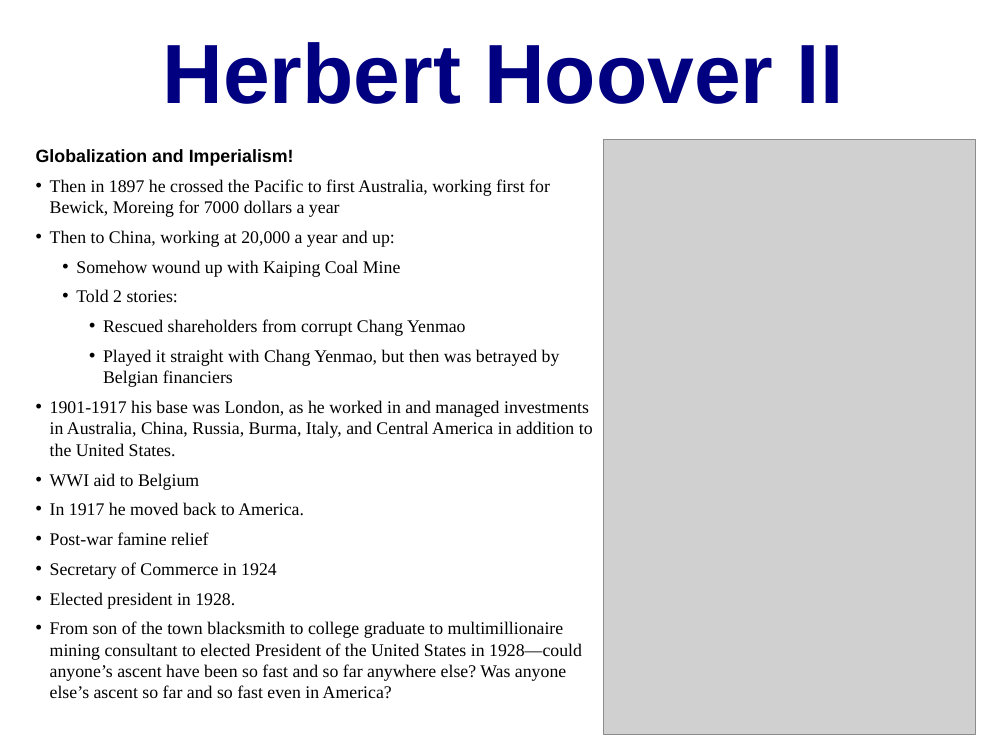
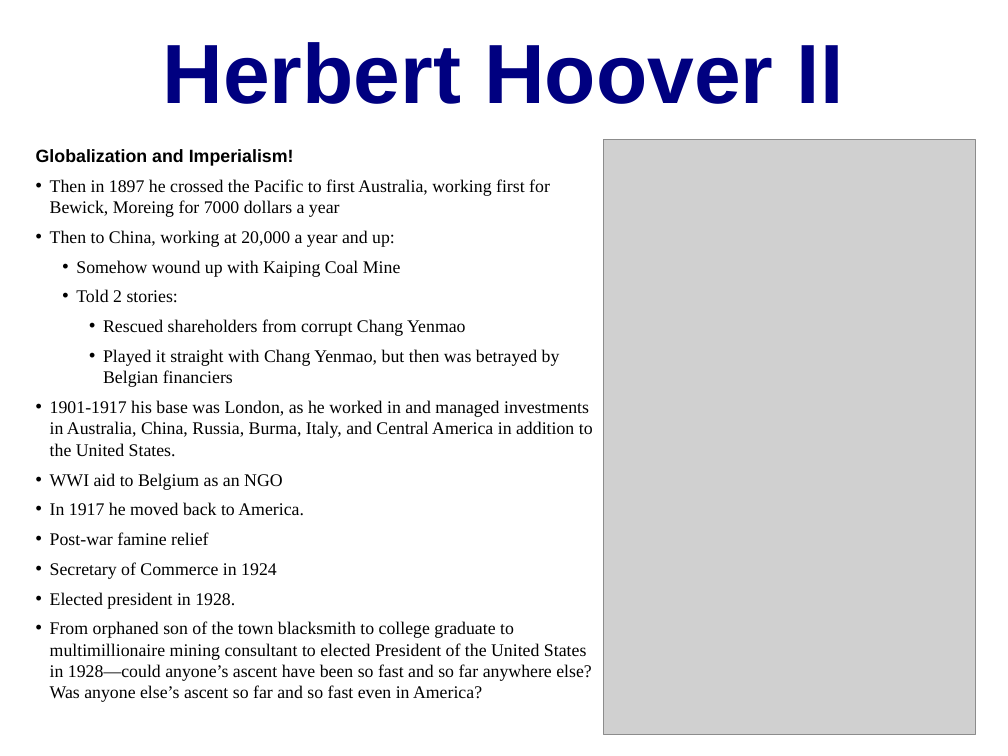
Before and after one commit to DavidLJ/public-files, a slide deck: slide 41 of econ-115-lecture-2.pptx (slide 40 before the commit). Drawn at 1008x756 pixels with LibreOffice and Linux fonts; fonts in the diff are those of the drawing; grey boxes stand for pictures. Boxes give left, top, right and bottom in pixels: in the first picture for what was removed or moved away, otherwise in the second. Text is boxed around its words. In the diff, an @@ line names an element or a change of style, - is before the commit and + after.

```diff
--- a/econ-115-lecture-2.pptx
+++ b/econ-115-lecture-2.pptx
@@ text at (50, 473, 283, 490): text changed @@
-• WWI aid to Belgium
+• WWI aid to Belgium as an NGO
@@ text at (50, 621, 592, 702): text changed @@
-• From son of the town blacksmith to college graduate to multimillionaire mining consultant to elected President of the United States in 1928—could anyone’s ascent have been so fast and so far anywhere else? Was anyone else’s ascent so far and so fast even in America?
+• From orphaned son of the town blacksmith to college graduate to multimillionaire mining consultant to elected President of the United States in 1928—could anyone’s ascent have been so fast and so far anywhere else? Was anyone else’s ascent so far and so fast even in America?
```
Also in this commit, not shown: 9 other slides changed, 1 slide added.
